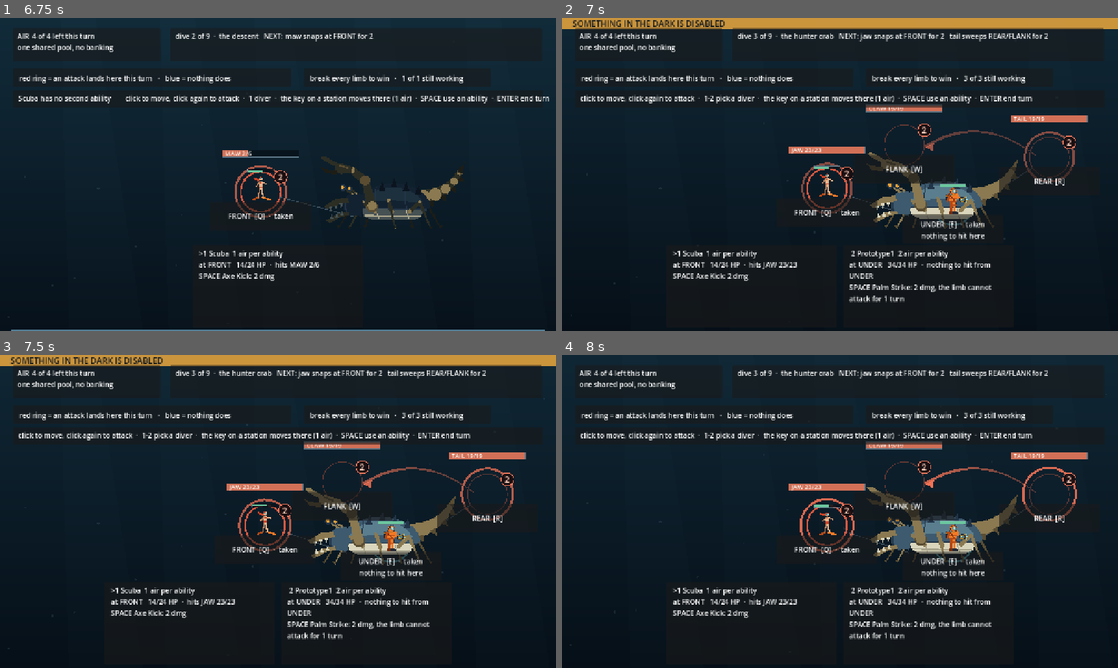
Above: before the commit, frames 1-4 (two rows, left to right).
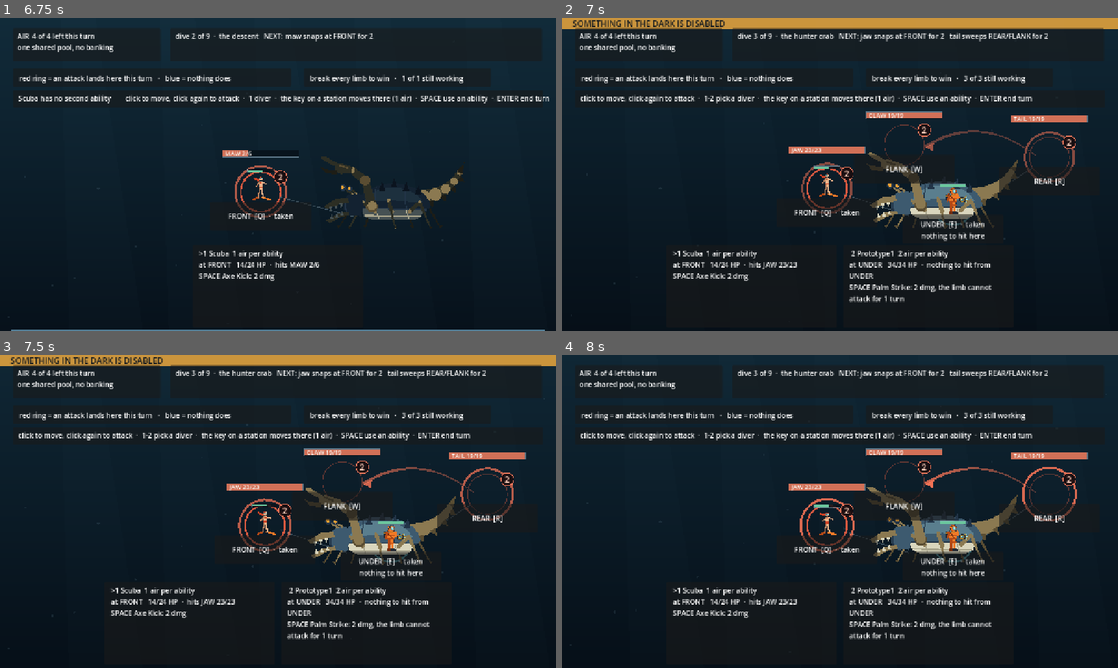
Above: after the commit, the same moments.

Repository: ImmortalDemonGod/salvage
Game: Godot game, scene res://game/main.tscn
Same seed, same stepped clock (60 frames per second), same inputs: the game is played once before the commit and once after it.
Inputs (mouse positions are in pixels of both pictures, inside the frame that each line leads up to):
- Up to frame 1 (6.75 s): tap Enter every 0.75 s from 0.5 to 4.25 s; move the mouse to (400, 158) at 0.52 s; hold W 0.53-1.25 s; tap 1 at 0.6 s; click (400, 158) at 0.67 s; tap Space at 0.77, 3.77 s; drag from (166, 190) to (250, 237) at 1.27 s; move the mouse to (333, 105) at 2.02 s; hold W 2.03-2.75 s; tap 3 at 2.1 s; drag from (250, 237) to (111, 127) at 2.77 s; move the mouse to (444, 221) at 3.52 s; tap Q at 3.6 s; drag from (111, 127) to (194, 96) at 4.27 s; move the mouse to (305, 174) at 5.02 s; tap R at 5.1 s; click (305, 174) at 5.17 s; drag from (194, 96) to (166, 190) at 5.77 s; move the mouse to (400, 158) at 6.52 s; hold W from 6.53 s (still down); tap F at 6.6 s
- Up to frame 2 (7 s): keep holding W; tap Space at 6.77 s
- Up to frame 3 (7.5 s): release W at 7.25 s; drag from (166, 527) to (250, 574) at 7.27 s
- Up to frame 4 (8 s): no input

Frame 1 is identical in both runs. In frame 2, 0.6% of the frame differs, in the area x 54-69%, y 27-33%; in frame 3, 0.6%; in frame 4, 0.6%.

Commit message:
clamp the readouts fully clear of the control bar

Diff:
--- a/game/main.gd
+++ b/game/main.gd
@@ -64,7 +64,7 @@
 # the last beat put it exactly: the words "ENTER end t" were painted on top
 # of Proto5's chest, and it read as HUD chrome rather than a unit on the
 # board. Declared here so verify/layout.gd can check it.
-const HUD_BOTTOM := 196.0
+const HUD_BOTTOM := 212.0   # the help bar ends at 206; bars clamp below it
 const DIVER_SCALE := 66.0
 const DIVER_SEAT := 20.0          # how far below the ring centre the feet sit
 const CARD_TOP := 522.0
